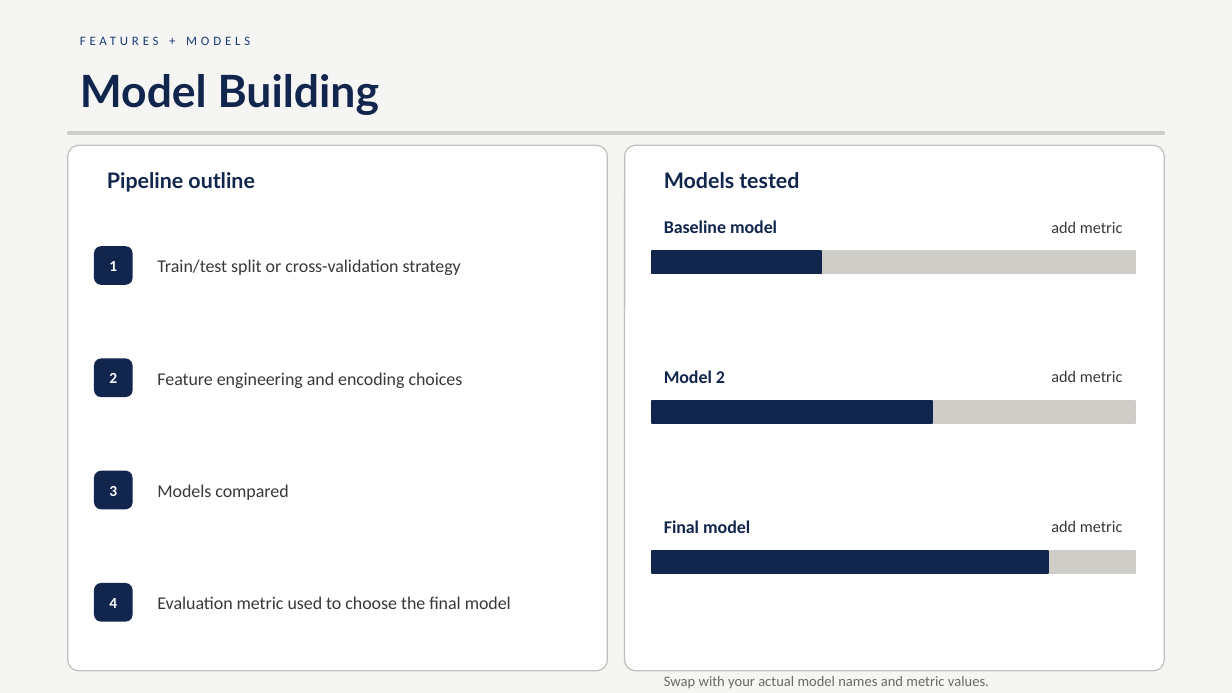
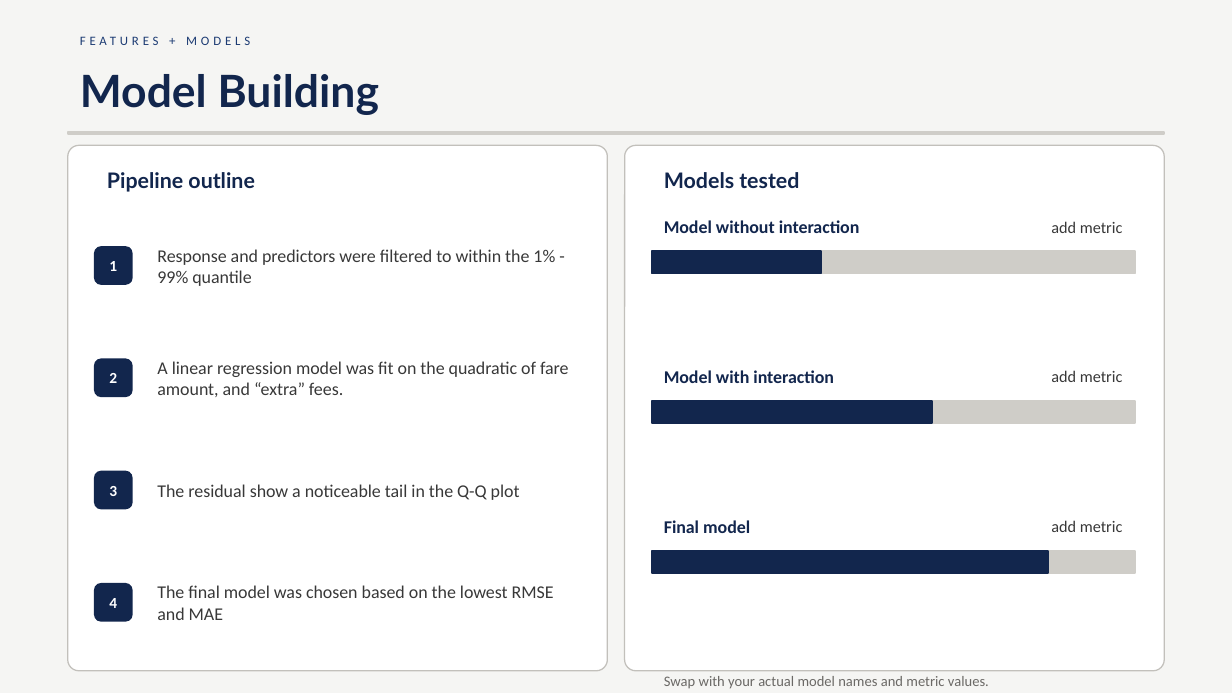
Before and after one commit to Iwestlauer/DDS-Project2, a slide deck: slide 11 of Project Docs/PresentationV1.pptx (slide 8 before the commit). Drawn at 1232x693 pixels with LibreOffice and Linux fonts; fonts in the diff are those of the drawing. Boxes give left, top, right and bottom in pixels: in the first picture for what was removed or moved away, otherwise in the second. Text is boxed around its words. In the diff, an @@ line names an element or a change of style, - is before the commit and + after.

Commit message:
work on ppt, more plots, updated test_rag

```diff
--- a/Project Docs/PresentationV1.pptx
+++ b/Project Docs/PresentationV1.pptx
@@ text at box(664, 220, 860, 233): text changed @@
-Baseline model
+Model without interaction
@@ text at box(157, 249, 555, 286): text changed @@
-Train/test split or cross-validation strategy
+Response and predictors were filtered to within the 1% - 99% quantile
@@ text at box(157, 361, 569, 397): text changed @@
-Feature engineering and encoding choices
+A linear regression model was fit on the quadratic of fare amount, and “extra” fees.
@@ text at box(664, 370, 834, 383): text changed @@
-Model 2
+Model with interaction
@@ text at box(157, 484, 520, 500): text changed @@
-Models compared
+The residual show a noticeable tail in the Q-Q plot
@@ text at box(157, 585, 554, 620): text changed @@
-Evaluation metric used to choose the final model
+The final model was chosen based on the lowest RMSE and MAE
```
Also in this commit, not shown: 5 other slides changed, 5 slides added, 1 slide removed, 5 other files.
